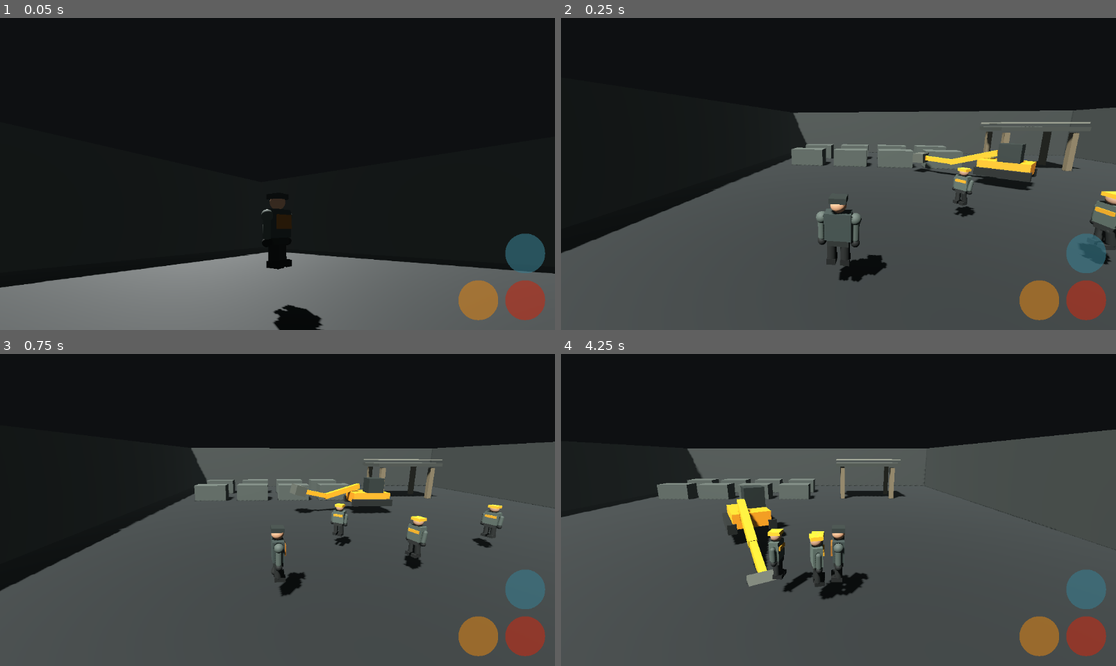
Above: before the commit, frames 1-4 (two rows, left to right).
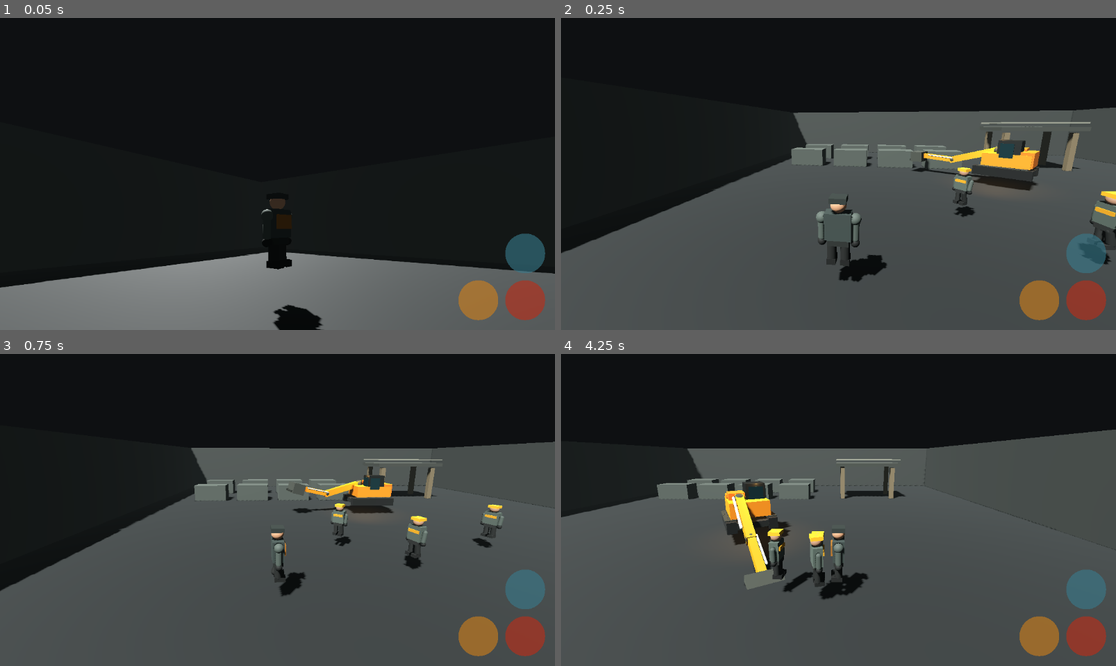
Above: after the commit, the same moments.

Repository: IssisX/IssisX
Game: Godot game, scene res://Main.tscn
Two runs of this game, one before a commit and one after it. Both use one fixed random seed, a clock stepped at 60 frames per second and the inputs below.
Inputs (mouse positions are in pixels of both pictures, inside the frame that each line leads up to):
- Up to frame 1 (0.05 s): no input
- Up to frame 2 (0.25 s): no input
- Up to frame 3 (0.75 s): move the mouse to (399, 494) at 0.52 s; hold D from 0.53 s (still down); hold E from 0.53 s (still down); click (399, 494) at 0.67 s
- Up to frame 4 (4.25 s): release D at 1.25 s; release E at 1.25 s; drag from (727, 525) to (810, 572) at 1.27 s; move the mouse to (894, 441) at 2.02 s; hold D 2.03-2.75 s; hold J 2.03-2.75 s; tap E at 2.3 s; drag from (810, 572) to (672, 463) at 2.77 s; move the mouse to (1005, 556) at 3.52 s; hold A from 3.53 s (still down); hold E from 3.53 s (still down)

Frame 1 is identical in both runs. In frame 2, 1.1% of the frame differs, in the area x 62-87%, y 38-56%; in frame 3, 0.7%; in frame 4, 1.2%, in the area x 28-42%, y 40-76%.

Commit message:
Give excavator heavy-machine visual layering

Diff:
--- a/kinetic-foundry/scripts/excavator.gd
+++ b/kinetic-foundry/scripts/excavator.gd
@@ -31,7 +31,7 @@
     collision_mask = 1 | 4 | 8
     GeomUtil.add_box_collision(
         self,
-        Vector3(2.75, 1.25, 4.2)
+        Vector3(2.95, 1.45, 4.5)
     )
     _build_visual()
 
@@ -68,6 +68,8 @@
     player_driver = player
     player.visible = false
     player.process_mode = Node.PROCESS_MODE_DISABLED
+    if hud != null and hud.has_method("set_machine_mode"):
+        hud.set_machine_mode(true)
     player_entered.emit(self)
     return true
 
@@ -83,67 +85,194 @@
         + global_basis.x * 2.6
         + Vector3.UP * 0.7
     )
+    if hud != null and hud.has_method("set_machine_mode"):
+        hud.set_machine_mode(false)
     player_exited.emit(self)
 
 func _build_visual() -> void:
-    var chassis := GeomUtil.box_mesh(
-        Vector3(2.7, 1.1, 4.1),
-        Color(0.82, 0.52, 0.08),
-        0.62,
-        0.15
-    )
-    chassis.position.y = 1.05
-    add_child(chassis)
+    var undercarriage := GeomUtil.box_mesh(
+        Vector3(3.25, 0.46, 4.45),
+        Color(0.09, 0.095, 0.085),
+        0.94,
+        0.18
+    )
+    undercarriage.position.y = 0.62
+    add_child(undercarriage)
+
     for side in [-1.0, 1.0]:
         var track := GeomUtil.box_mesh(
-            Vector3(0.62, 0.72, 4.35),
-            Color(0.07, 0.08, 0.07),
+            Vector3(0.68, 0.82, 4.55),
+            Color(0.055, 0.06, 0.055),
+            0.98,
+            0.22
+        )
+        track.position = Vector3(side * 1.43, 0.58, 0.0)
+        add_child(track)
+        for shoe_i in 8:
+            var shoe := GeomUtil.box_mesh(
+                Vector3(0.78, 0.09, 0.46),
+                Color(0.16, 0.17, 0.15),
+                0.94,
+                0.28
+            )
+            shoe.position = Vector3(
+                side * 1.43,
+                1.02,
+                -1.62 + float(shoe_i) * 0.47
+            )
+            add_child(shoe)
+
+    var turntable := GeomUtil.capsule_mesh(
+        1.15,
+        0.44,
+        Color(0.18, 0.19, 0.17)
+    )
+    turntable.scale = Vector3(1.0, 0.45, 1.0)
+    turntable.position.y = 1.10
+    add_child(turntable)
+
+    var chassis := GeomUtil.box_mesh(
+        Vector3(2.85, 1.16, 3.72),
+        Color(0.80, 0.47, 0.055),
+        0.66,
+        0.16
+    )
+    chassis.position = Vector3(0.0, 1.65, 0.16)
+    add_child(chassis)
+
+    var counterweight := GeomUtil.box_mesh(
+        Vector3(2.75, 1.34, 1.22),
+        Color(0.74, 0.40, 0.045),
+        0.72,
+        0.18
+    )
+    counterweight.position = Vector3(0.0, 1.82, 1.55)
+    add_child(counterweight)
+
+    var engine_cover := GeomUtil.box_mesh(
+        Vector3(1.18, 1.18, 1.65),
+        Color(0.68, 0.37, 0.045),
+        0.70,
+        0.14
+    )
+    engine_cover.position = Vector3(0.70, 2.15, 0.58)
+    add_child(engine_cover)
+
+    var cab_frame := GeomUtil.box_mesh(
+        Vector3(1.46, 1.90, 1.72),
+        Color(0.085, 0.095, 0.09),
+        0.56,
+        0.28
+    )
+    cab_frame.position = Vector3(-0.66, 2.48, 0.34)
+    add_child(cab_frame)
+
+    var windshield := GeomUtil.box_mesh(
+        Vector3(1.08, 1.34, 0.055),
+        Color(0.10, 0.20, 0.22),
+        0.22,
+        0.40
+    )
+    windshield.position = Vector3(-0.66, 2.53, -0.55)
+    add_child(windshield)
+
+    var side_window := GeomUtil.box_mesh(
+        Vector3(0.055, 1.28, 1.04),
+        Color(0.10, 0.20, 0.22),
+        0.22,
+        0.40
+    )
+    side_window.position = Vector3(-1.42, 2.54, 0.18)
+    add_child(side_window)
+
+    var work_light := OmniLight3D.new()
+    work_light.position = Vector3(-0.74, 3.47, -0.58)
+    work_light.light_color = Color(1.0, 0.72, 0.38)
+    work_light.light_energy = 1.8
+    work_light.omni_range = 7.5
+    work_light.shadow_enabled = false
+    add_child(work_light)
+
+    _boom = Node3D.new()
+    _boom.position = Vector3(0.62, 2.37, -0.88)
+    add_child(_boom)
+
+    var boom_joint := GeomUtil.sphere_mesh(
+        0.42,
+        Color(0.18, 0.19, 0.17)
+    )
+    _boom.add_child(boom_joint)
+
+    var boom_mesh := GeomUtil.box_mesh(
+        Vector3(0.58, 0.66, 4.72),
+        Color(0.84, 0.49, 0.055),
+        0.61,
+        0.14
+    )
+    boom_mesh.position.z = -2.15
+    _boom.add_child(boom_mesh)
+
+    var boom_rod := GeomUtil.capsule_mesh(
+        0.095,
+        3.55,
+        Color(0.68, 0.69, 0.64)
+    )
+    boom_rod.rotation.x = PI * 0.5
+    boom_rod.position = Vector3(0.42, 0.20, -1.72)
+    _boom.add_child(boom_rod)
+
+    _stick = Node3D.new()
+    _stick.position = Vector3(0.0, 0.0, -4.28)
+    _boom.add_child(_stick)
+
+    var stick_joint := GeomUtil.sphere_mesh(
+        0.34,
+        Color(0.18, 0.19, 0.17)
+    )
+    _stick.add_child(stick_joint)
+
+    var stick_mesh := GeomUtil.box_mesh(
+        Vector3(0.46, 0.54, 3.58),
+        Color(0.84, 0.49, 0.055),
+        0.61,
+        0.14
+    )
+    stick_mesh.position.z = -1.65
+    _stick.add_child(stick_mesh)
+
+    var stick_rod := GeomUtil.capsule_mesh(
+        0.075,
+        2.70,
+        Color(0.69, 0.70, 0.66)
+    )
+    stick_rod.rotation.x = PI * 0.5
+    stick_rod.position = Vector3(-0.34, 0.18, -1.28)
+    _stick.add_child(stick_rod)
+
+    _tool = Node3D.new()
+    _tool.position = Vector3(0.0, 0.0, -3.28)
+    _stick.add_child(_tool)
+
+    var bucket := GeomUtil.box_mesh(
+        Vector3(1.86, 1.12, 1.30),
+        Color(0.24, 0.25, 0.225),
+        0.90,
+        0.38
+    )
+    bucket.position = Vector3(0.0, -0.12, -0.52)
+    _tool.add_child(bucket)
+
+    for tooth_i in 4:
+        var tooth := GeomUtil.box_mesh(
+            Vector3(0.22, 0.20, 0.54),
+            Color(0.17, 0.18, 0.16),
             0.94,
-            0.10
+            0.42
         )
-        track.position = Vector3(side * 1.42, 0.56, 0.0)
-        add_child(track)
-    var cab := GeomUtil.box_mesh(
-        Vector3(1.55, 1.75, 1.70),
-        Color(0.17, 0.19, 0.18),
-        0.52,
-        0.22
-    )
-    cab.position = Vector3(-0.56, 2.35, 0.40)
-    add_child(cab)
-    _boom = Node3D.new()
-    _boom.position = Vector3(0.55, 2.15, -1.05)
-    add_child(_boom)
-    var boom_mesh := GeomUtil.box_mesh(
-        Vector3(0.52, 0.58, 4.5),
-        Color(0.86, 0.55, 0.08),
-        0.60,
-        0.12
-    )
-    boom_mesh.position.z = -2.05
-    _boom.add_child(boom_mesh)
-    _stick = Node3D.new()
-    _stick.position = Vector3(0.0, 0.0, -4.1)
-    _boom.add_child(_stick)
-    var stick_mesh := GeomUtil.box_mesh(
-        Vector3(0.42, 0.50, 3.4),
-        Color(0.86, 0.55, 0.08),
-        0.60,
-        0.12
-    )
-    stick_mesh.position.z = -1.55
-    _stick.add_child(stick_mesh)
-    _tool = Node3D.new()
-    _tool.position = Vector3(0.0, 0.0, -3.1)
-    _stick.add_child(_tool)
-    var bucket := GeomUtil.box_mesh(
-        Vector3(1.75, 1.05, 1.22),
-        Color(0.30, 0.31, 0.28),
-        0.82,
-        0.34
-    )
-    bucket.position.z = -0.46
-    _tool.add_child(bucket)
+        tooth.position = Vector3(-0.66 + float(tooth_i) * 0.44, -0.46, -1.08)
+        tooth.rotation.x = -0.22
+        _tool.add_child(tooth)
+
     _impact_probe = Area3D.new()
     _impact_probe.collision_layer = 0
     _impact_probe.collision_mask = 4 | 8
